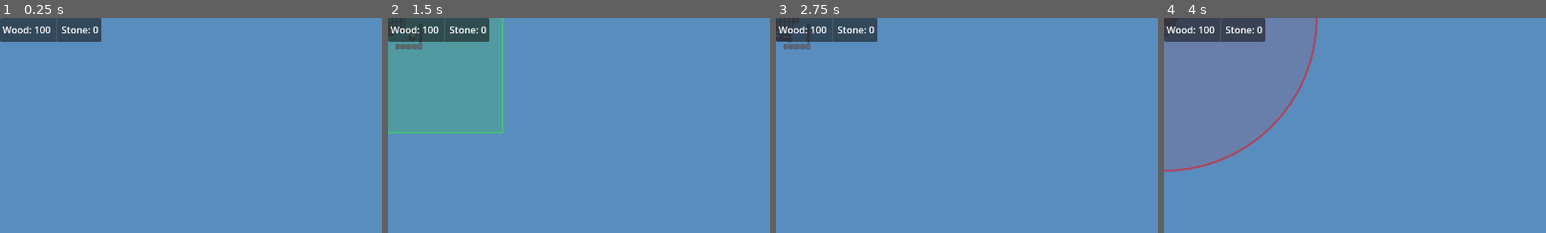
Above: before the commit, frames 1-4 (left to right).
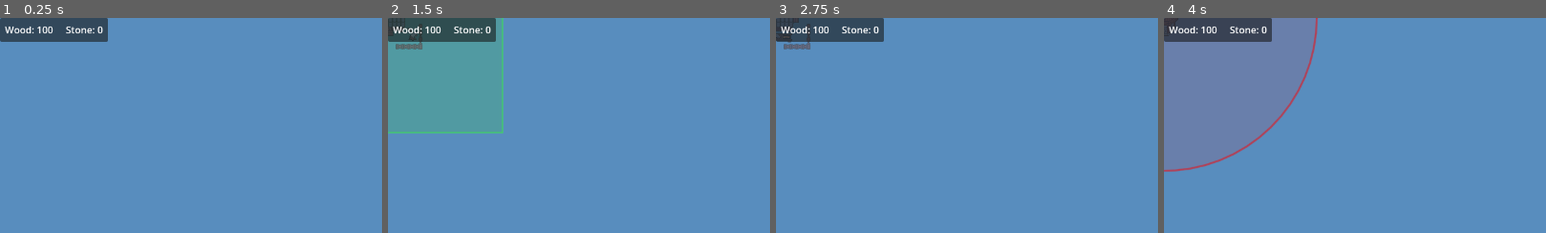
Above: after the commit, the same moments.

Repository: ColdTerror/Core-and-Conveyor
Game: Godot game, scene res://scenes/level.tscn
The game is run twice, just before and just after one commit, with the same random seed, the same clock (stepped at 60 frames per second) and the same inputs. The engine's default icon, where the game draws it, is replaced by a stand-in: a white triangle on a blue panel in a dark square.
Inputs:
- Up to frame 1 (0.25 s): no input
- Up to frame 2 (1.5 s): click "Belt" at 0.5 s; click "Hut" at 1.25 s
- Up to frame 3 (2.75 s): click "Sawmill" at 2 s
- Up to frame 4 (4 s): click "Stockpile" at 2.75 s; click "Bow Tower" at 3.5 s
The pictures show only the part of the screen within x 0-50%, y 0-50%; the shares and areas given below are measured in that part.

The runs differ from the first frame. In frame 1, 0.7% of the frame differs, in the area x 0-29%, y 0-12%; in frame 2, 0.7%; in frame 3, 0.7%; in frame 4, 0.7%.

Commit message:
updated economy manager and game ui to dynamiclly handle new item types

Diff:
--- a/scenes/ui/game_ui.tscn
+++ b/scenes/ui/game_ui.tscn
@@ -19,15 +19,3 @@
 
 [node name="HBoxContainer" type="HBoxContainer" parent="PanelContainer" unique_id=1342127144]
 layout_mode = 2
-
-[node name="WoodLabel" type="Label" parent="PanelContainer/HBoxContainer" unique_id=287466111]
-layout_mode = 2
-text = "Wood: 0"
-
-[node name="VSeparator" type="VSeparator" parent="PanelContainer/HBoxContainer" unique_id=1029600265]
-custom_minimum_size = Vector2(10, 40)
-layout_mode = 2
-
-[node name="StoneLabel" type="Label" parent="PanelContainer/HBoxContainer" unique_id=1319614910]
-layout_mode = 2
-text = "Stone: 0"
--- a/scripts/economy_manager.gd
+++ b/scripts/economy_manager.gd
@@ -1,14 +1,17 @@
 # EconomyManager.gd
 extends Node
 
-# Global resources
-var wood: int = 100
-var stone: int = 0
+# --- DYNAMIC INVENTORY ---
+# We use a Dictionary to track everything by its string name.
+# You can define your starting resources here.
+var global_inventory: Dictionary = {
+	"Wood": 100,
+	"Stone": 0
+}
 
 signal resources_changed
 
-# --- NEW: TRACKING SOURCES ---
-# A list of all buildings (Stockpiles, Harvesters) that hold items
+# --- TRACKING SOURCES ---
 var active_sources: Array[Building] = []
 
 func register_source(b: Building):
@@ -21,27 +24,29 @@
 # -----------------------------
 
 func add_resources(resource_name: String, amount: int):
-	match resource_name:
-		"Wood": wood += amount
-		"Stone": stone += amount
+	# .get(name, 0) safely returns 0 if the item doesn't exist yet,
+	# preventing crashes when you add a brand new item like "Planks"
+	global_inventory[resource_name] = global_inventory.get(resource_name, 0) + amount
 	resources_changed.emit()
 
 func can_afford(cost: Dictionary) -> bool:
-	for resource in cost:
-		var amount_needed = cost[resource]
-		match resource:
-			"Wood": if wood < amount_needed: return false
-			"Stone": if stone < amount_needed: return false
+	for resource_name in cost:
+		var amount_needed = cost[resource_name]
+		var amount_we_have = global_inventory.get(resource_name, 0)
+
+		if amount_we_have < amount_needed:
+			return false
+
 	return true
 
-# --- UPDATED: SPEND LOGIC ---
 func spend_resources(cost: Dictionary):
 	# 1. Deduct from Global Numbers
-	for resource in cost:
-		var amount = cost[resource]
-		match resource:
-			"Wood": wood -= amount
-			"Stone": stone -= amount
+	for resource_name in cost:
+		var amount = cost[resource_name]
+		var current = global_inventory.get(resource_name, 0)
+
+		# max(0, ...) ensures we never accidentally go into negative numbers
+		global_inventory[resource_name] = max(0, current - amount)
 
 	resources_changed.emit()
 
@@ -49,28 +54,20 @@
 	_pull_items_from_sources(cost)
 
 func _pull_items_from_sources(cost: Dictionary):
-	# We clone the cost so we can modify it as we pay
 	var remaining_bill = cost.duplicate()
 
 	for source in active_sources:
-		# If the bill is paid, stop looking
 		if remaining_bill.is_empty(): break
 
-		# Ask the building to pay what it can
-		# This modifies 'remaining_bill' directly
 		if source.has_method("consume_resources"):
 			source.consume_resources(remaining_bill)
 
-# ----------------------------
+# Used when an item moves from a Building -> Belt.
+func remove_resources_from_global(cost: Dictionary):
+	for resource_name in cost:
+		var amount = cost[resource_name]
+		var current = global_inventory.get(resource_name, 0)
 
-# --- NEW HELPER ---
-# Used when an item moves from a Building -> Belt.
-# We treat belt items as "In Transit" (not spendable), so we just lower the number.
-func remove_resources_from_global(cost: Dictionary):
-	for resource in cost:
-		var amount = cost[resource]
-		match resource:
-			"Wood": wood = max(0, wood - amount)
-			"Stone": stone = max(0, stone - amount)
+		global_inventory[resource_name] = max(0, current - amount)
 
 	resources_changed.emit()
--- a/scripts/game_ui.gd
+++ b/scripts/game_ui.gd
@@ -1,19 +1,35 @@
 extends Control
+# game_ui.gd
 
-@onready var wood_label = $PanelContainer/HBoxContainer/WoodLabel
-@onready var stone_label = $PanelContainer/HBoxContainer/StoneLabel
+@onready var container = $PanelContainer/HBoxContainer
+
+# A dictionary to keep track of the labels we create
+# Key: String (e.g. "Wood"), Value: Label Node
+var resource_labels: Dictionary = {}
 
 func _ready():
-	# 1. Update immediately to show starting resources
 	update_labels()
-
-	# 2. Connect to the global signal
-	# whenever resources change, run our update function
 	EconomyManager.resources_changed.connect(_on_resources_changed)
 
 func _on_resources_changed():
 	update_labels()
 
 func update_labels():
-	wood_label.text = " Wood: %d" % EconomyManager.wood
-	stone_label.text = "Stone: %d " % EconomyManager.stone
+	# Loop through every item currently known to the economy
+	for resource_name in EconomyManager.global_inventory:
+		var amount = EconomyManager.global_inventory[resource_name]
+
+		# Optional: Skip drawing the label if we have 0 of that item
+		# (Remove this if statement if you want it to show "Arrows: 0")
+		#if amount <= 0 and not resource_labels.has(resource_name):
+		#	continue
+
+		# If we don't have a label for this item yet, create one!
+		if not resource_labels.has(resource_name):
+			var new_label = Label.new()
+			# You can add custom fonts/themes to new_label here if you want
+			container.add_child(new_label)
+			resource_labels[resource_name] = new_label
+
+		# Update the text of the existing label
+		resource_labels[resource_name].text = "  %s: %d  " % [resource_name, amount]
